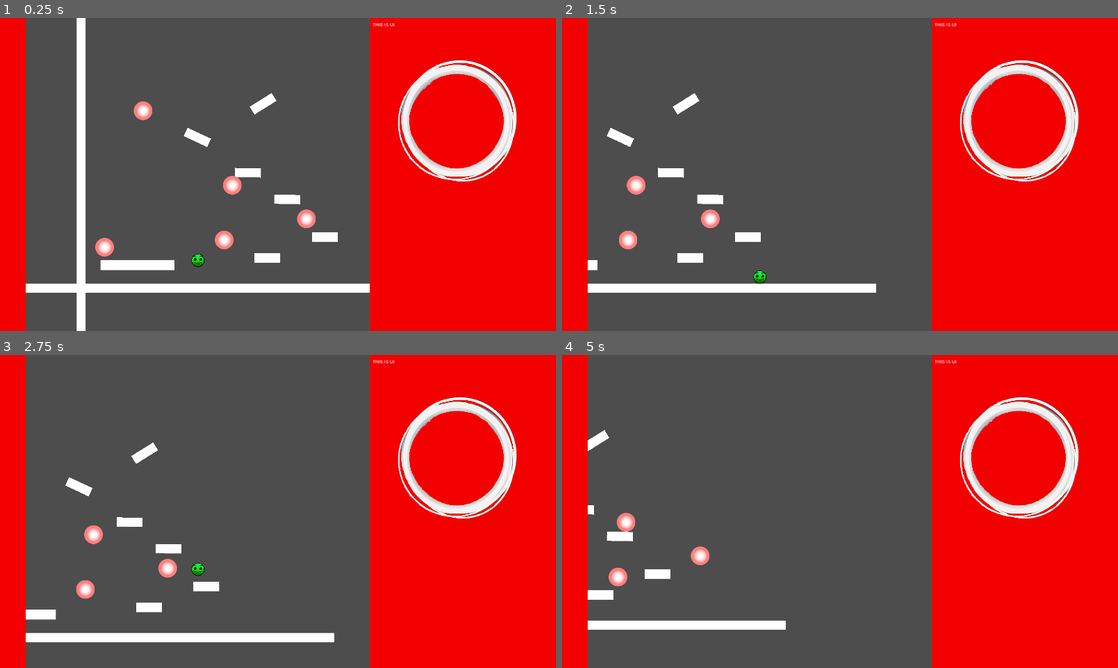
Above: before the commit, frames 1-4 (two rows, left to right).
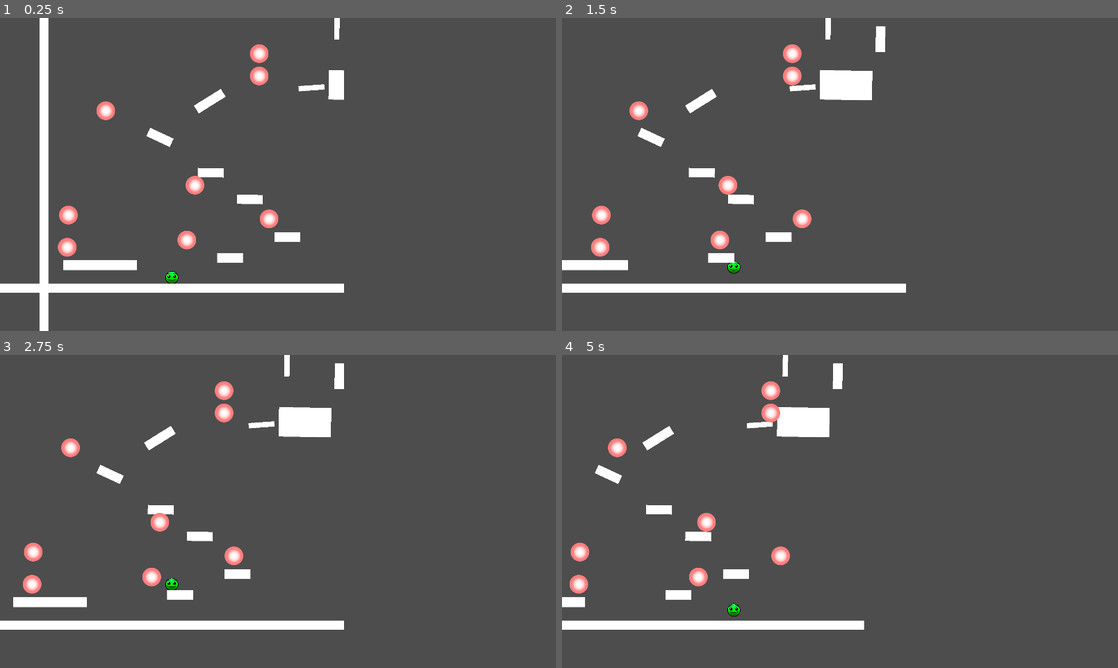
Above: after the commit, the same moments.

Repository: ReusableChopsticks/BreakoutBossfight
Game: Godot game, scene res://scenes/ui/OLD_game_display.tscn
The game is run twice, just before and just after one commit, with the same random seed, the same clock (stepped at 60 frames per second) and the same inputs.
Inputs:
- Up to frame 1 (0.25 s): no input
- Up to frame 2 (1.5 s): hold Z (jump) 0.53-1.28 s; hold Right (move_right) from 0.53 s (still down); tap C (dash) at 0.6 s; tap Z (jump) at 1.35 s
- Up to frame 3 (2.75 s): tap Z (jump) at 1.52, 1.82 s; tap C (dash) at 1.55, 2.1 s; release Right (move_right) at 2.03 s; hold Left (move_left) from 2.03 s (still down); hold Z (jump) from 2.03 s (still down)
- Up to frame 4 (5 s): release Left (move_left) at 2.78 s; release Z (jump) at 2.78 s; hold Right (move_right) 2.78-4.28 s; tap C (dash) at 2.85, 4.35 s; tap Z (jump) at 3.02, 3.32, 4.52, 4.82 s; hold Z (jump) 3.53-4.28 s; hold Left (move_left) from 4.28 s (still down)

The runs differ from the first frame. In frame 1, 46% of the frame differs, in the area x 0-100%, y 0-100%; in frame 2, 43%; in frame 3, 47%; in frame 4, 43%.

Commit message:
dash implemented

Diff:
--- a/BULLETBACKANDFORTH.tscn
+++ b/BULLETBACKANDFORTH.tscn
@@ -22,6 +22,18 @@
 "update": 0,
 "values": [Vector2(0, 0), Vector2(300, 0)]
 }
+tracks/1/type = "value"
+tracks/1/imported = false
+tracks/1/enabled = true
+tracks/1/path = NodePath("CollisionShape2D:position")
+tracks/1/interp = 2
+tracks/1/loop_wrap = true
+tracks/1/keys = {
+"times": PackedFloat32Array(0, 0.7),
+"transitions": PackedFloat32Array(1, 1),
+"update": 0,
+"values": [Vector2(0, 0), Vector2(300, 0)]
+}
 
 [sub_resource type="AnimationLibrary" id="AnimationLibrary_qwv8n"]
 _data = {
@@ -29,14 +41,21 @@
 "test": SubResource("Animation_ctaic")
 }
 
-[node name="Sprite2D" type="Node2D"]
+[sub_resource type="CircleShape2D" id="CircleShape2D_282v0"]
+radius = 22.0907
+
+[node name="Sprite2D" type="Area2D"]
 script = ExtResource("2_2eolx")
 
 [node name="Sprite2D" type="Sprite2D" parent="."]
-position = Vector2(229.641, 0)
 texture = ExtResource("1_yyxsa")
 
 [node name="AnimationPlayer" type="AnimationPlayer" parent="."]
 libraries = {
 "": SubResource("AnimationLibrary_qwv8n")
 }
+
+[node name="CollisionShape2D" type="CollisionShape2D" parent="."]
+shape = SubResource("CircleShape2D_282v0")
+
+[connection signal="body_entered" from="." to="." method="_on_body_entered"]
--- a/entities/player/player.gd
+++ b/entities/player/player.gd
@@ -1,6 +1,6 @@
 extends CharacterBody2D
 
-var direction
+#region Movement
 @export_group("Movement")
 # base move speed
 @export var move_speed = 200
@@ -21,6 +21,8 @@
 @export_range(0, 1.0) var apex_grav_multiplier: float = 0.7
 # boost x velocity at jump apex
 @export_range(1.0, 2.0) var apex_x_multiplier: float = 1.5
+@export_subgroup("Dash")
+@export_range(0, 10) var dash_velocity_multiplier: float = 5
 @export_group("")
 # Get the gravity from the project settings to be synced with RigidBody nodes.
 var gravity = ProjectSettings.get_setting("physics/2d/default_gravity")
@@ -30,6 +32,8 @@
 @onready var jump_hold_timer: Timer = $Timers/JumpHoldTimer
 @onready var coyote_timer: Timer = $Timers/CoyoteTimer
 @onready var buffer_timer: Timer = $Timers/BufferTimer
+# this is not for character animation, but controls dash timings precisely
+@onready var dash_anim: AnimationPlayer = $Animators/DashAnimationPlayer
 
 # apply constant force up while holding like hollow knight jump
 var can_hold_jump: bool = true
@@ -37,8 +41,21 @@
 var has_buffer: bool = false
 var has_coyote: bool = false
 var is_jumping = false
+var can_dash = true
+var is_dashing = false
 # tracks if floor has just been left
 var last_floor
+# left (-1) or right (1)
+var facing_dir = 1
+#endregion
+
+var is_invincible = false
+
+func check_collisions():
+	if is_on_floor() and not is_dashing and !can_dash:
+		can_dash = true
+	handle_coyote()
+	handle_buffer()
 
 # handles has_coyote variable
 func handle_coyote():
@@ -54,8 +71,6 @@
 		buffer_timer.start()
 
 func handle_jump():
-	handle_coyote()
-	handle_buffer()
 	# jump if on floor or coyote time active
 	if Input.is_action_just_pressed("jump") and (is_on_floor() or has_coyote):
 		execute_jump()
@@ -71,7 +86,6 @@
 		release_jump()
 
 func execute_jump():
-	print("jump")
 	is_jumping = true
 	velocity.y = jump_velocity * 2
 	can_hold_jump = true
@@ -93,9 +107,10 @@
 	if not is_on_floor():
 		velocity.y = clampf(velocity.y + (gravity * delta * y_apex_mod), -999999, max_fall_velocity)
 
-
 func handle_direction():
+	# keep facing_dir to last direction facing when staying still
 	var direction = Input.get_axis("move_left", "move_right")
+	facing_dir = direction if direction != 0 and not is_dashing else facing_dir
 	if direction:
 		#velocity.x = velocity.x + (direction * move_speed)
 		velocity.x = lerpf(velocity.x, direction * move_speed, move_lerp)
@@ -104,13 +119,34 @@
 			velocity.x = lerpf(velocity.x, 0, friction_lerp)
 		else:
 			velocity.x = lerpf(velocity.x, 0, air_friction_lerp)
+	# add x boost when jump at apex
 	if velocity.y < apex_range and velocity.y > -apex_range and velocity.y != 0:
 		velocity.x = lerpf(velocity.x, velocity.x * apex_x_multiplier, 0.5)
 
+func handle_dash():
+	if Input.is_action_just_pressed("dash") and can_dash and not dash_anim.is_playing():
+		execute_dash()
+	if is_dashing:
+		velocity.x = facing_dir * dash_velocity_multiplier * move_speed
+		velocity.y = 0
+
+func execute_dash():
+	is_dashing = true
+	can_dash = false
+	dash_anim.play("dash")
+
+func finish_dash():
+	is_dashing = false
+
+func set_invincible(value: bool):
+	is_invincible = value
+
 func _physics_process(delta):
+	check_collisions()
 	handle_jump()
 	handle_gravity(delta)
 	handle_direction()
+	handle_dash()
 	#print(velocity)
 	move_and_slide()
 
--- a/entities/player/player.tscn
+++ b/entities/player/player.tscn
@@ -6,8 +6,87 @@
 [sub_resource type="RectangleShape2D" id="RectangleShape2D_hs8eb"]
 size = Vector2(20, 31.4634)
 
-[sub_resource type="RectangleShape2D" id="RectangleShape2D_x1eyk"]
-size = Vector2(76.5366, 20)
+[sub_resource type="Animation" id="Animation_bg51y"]
+resource_name = "RESET"
+tracks/0/type = "value"
+tracks/0/imported = false
+tracks/0/enabled = true
+tracks/0/path = NodePath("Sprite2D:modulate")
+tracks/0/interp = 1
+tracks/0/loop_wrap = true
+tracks/0/keys = {
+"times": PackedFloat32Array(0),
+"transitions": PackedFloat32Array(1),
+"update": 0,
+"values": [Color(1, 1, 1, 1)]
+}
+tracks/1/type = "method"
+tracks/1/imported = false
+tracks/1/enabled = true
+tracks/1/path = NodePath(".")
+tracks/1/interp = 1
+tracks/1/loop_wrap = true
+tracks/1/keys = {
+"times": PackedFloat32Array(0),
+"transitions": PackedFloat32Array(1),
+"values": [{
+"args": [false],
+"method": &"set_invincible"
+}]
+}
+
+[sub_resource type="Animation" id="Animation_2jlfd"]
+resource_name = "dash"
+length = 0.2
+tracks/0/type = "value"
+tracks/0/imported = false
+tracks/0/enabled = true
+tracks/0/path = NodePath("Sprite2D:modulate")
+tracks/0/interp = 1
+tracks/0/loop_wrap = true
+tracks/0/keys = {
+"times": PackedFloat32Array(0, 0.2),
+"transitions": PackedFloat32Array(1, 1),
+"update": 1,
+"values": [Color(1, 1, 1, 0.164706), Color(1, 1, 1, 1)]
+}
+tracks/1/type = "method"
+tracks/1/imported = false
+tracks/1/enabled = true
+tracks/1/path = NodePath(".")
+tracks/1/interp = 1
+tracks/1/loop_wrap = true
+tracks/1/keys = {
+"times": PackedFloat32Array(0.2),
+"transitions": PackedFloat32Array(1),
+"values": [{
+"args": [],
+"method": &"finish_dash"
+}]
+}
+tracks/2/type = "method"
+tracks/2/imported = false
+tracks/2/enabled = true
+tracks/2/path = NodePath(".")
+tracks/2/interp = 1
+tracks/2/loop_wrap = true
+tracks/2/keys = {
+"times": PackedFloat32Array(0, 0.2),
+"transitions": PackedFloat32Array(1, 1),
+"values": [{
+"args": [true],
+"method": &"set_invincible"
+}, {
+"args": [false],
+"method": &"set_invincible"
+}]
+}
+
+[sub_resource type="AnimationLibrary" id="AnimationLibrary_0rr4b"]
+_data = {
+"RESET": SubResource("Animation_bg51y"),
+"dash": SubResource("Animation_2jlfd")
+}
 
 [node name="Player" type="CharacterBody2D"]
 scale = Vector2(0.931818, 0.931818)
@@ -15,17 +94,18 @@
 jump_velocity = -600.0
 max_fall_velocity = 2000
 move_lerp = 0.895
-friction_lerp = 0.266
-air_friction_lerp = 0.105
+friction_lerp = 0.549
+air_friction_lerp = 0.216
 apex_range = 138.095
 apex_grav_multiplier = 0.145
 apex_x_multiplier = 1.143
+dash_velocity_multiplier = 3.0
 
 [node name="Sprite2D" type="Sprite2D" parent="."]
 scale = Vector2(0.04, 0.04)
 texture = ExtResource("1_ly0om")
 
-[node name="CollisionShape2D" type="CollisionShape2D" parent="."]
+[node name="Hitbox" type="CollisionShape2D" parent="."]
 position = Vector2(0, 5.73171)
 shape = SubResource("RectangleShape2D_hs8eb")
 
@@ -44,11 +124,16 @@
 [node name="BufferTimer" type="Timer" parent="Timers"]
 wait_time = 0.5
 
-[node name="Area2D" type="Area2D" parent="."]
+[node name="DashCooldownTimer" type="Timer" parent="Timers"]
+wait_time = 0.2
 
-[node name="CollisionShape2D" type="CollisionShape2D" parent="Area2D"]
-position = Vector2(-1.07317, 19.3171)
-shape = SubResource("RectangleShape2D_x1eyk")
+[node name="Animators" type="Node" parent="."]
+
+[node name="DashAnimationPlayer" type="AnimationPlayer" parent="Animators"]
+root_node = NodePath("../..")
+libraries = {
+"": SubResource("AnimationLibrary_0rr4b")
+}
 
 [connection signal="timeout" from="Timers/JumpHoldTimer" to="." method="_on_jump_hold_timer_timeout"]
 [connection signal="timeout" from="Timers/CoyoteTimer" to="." method="_on_coyote_timer_timeout"]
--- a/project.godot
+++ b/project.godot
@@ -59,6 +59,7 @@
 dash={
 "deadzone": 0.5,
 "events": [Object(InputEventKey,"resource_local_to_scene":false,"resource_name":"","device":-1,"window_id":0,"alt_pressed":false,"shift_pressed":false,"ctrl_pressed":false,"meta_pressed":false,"pressed":false,"keycode":0,"physical_keycode":67,"key_label":0,"unicode":99,"echo":false,"script":null)
+, Object(InputEventJoypadButton,"resource_local_to_scene":false,"resource_name":"","device":-1,"button_index":10,"pressure":0.0,"pressed":true,"script":null)
 ]
 }
 attack={
--- a/scenes/level_1/Sprite2D.gd
+++ b/scenes/level_1/Sprite2D.gd
@@ -1,4 +1,4 @@
-extends Node2D
+extends Area2D
 
 
 # Called when the node enters the scene tree for the first time.
@@ -9,3 +9,11 @@
 # Called every frame. 'delta' is the elapsed time since the previous frame.
 func _process(delta):
 	pass
+
+
+func _on_body_entered(body):
+	if body.name == "Player":
+		call_deferred("reset")
+
+func reset():
+	get_tree().reload_current_scene()
--- a/scenes/level_1/level.tscn
+++ b/scenes/level_1/level.tscn
@@ -7,7 +7,7 @@
 [node name="Level" type="Node2D"]
 
 [node name="Player" parent="." instance=ExtResource("1_37hb1")]
-position = Vector2(403, 565)
+position = Vector2(442, 692)
 move_speed = 500
 max_fall_velocity = 1000
 apex_grav_multiplier = 0.815
@@ -43,21 +43,79 @@
 rotation = -1.5565
 scale = Vector2(0.141422, 0.396859)
 
+[node name="LeftWall15" parent="." instance=ExtResource("2_loud2")]
+position = Vector2(668, -302)
+rotation = -1.5565
+scale = Vector2(0.141422, 0.916232)
+
+[node name="LeftWall10" parent="." instance=ExtResource("2_loud2")]
+position = Vector2(924, 61)
+rotation = 1.50051
+scale = Vector2(0.080942, 0.396274)
+
+[node name="LeftWall11" parent="." instance=ExtResource("2_loud2")]
+position = Vector2(1074, 52)
+rotation = 0.0171833
+scale = Vector2(0.803143, 0.45145)
+
+[node name="LeftWall12" parent="." instance=ExtResource("2_loud2")]
+position = Vector2(1012, -150)
+rotation = 0.0171833
+scale = Vector2(0.080942, 0.396274)
+
+[node name="LeftWall13" parent="." instance=ExtResource("2_loud2")]
+position = Vector2(1012, -237)
+rotation = 1.58286
+scale = Vector2(0.080942, 0.396274)
+
+[node name="LeftWall14" parent="." instance=ExtResource("2_loud2")]
+position = Vector2(1193, -107)
+rotation = 0.0171833
+scale = Vector2(0.146529, 0.396912)
+
 [node name="LeftWall7" parent="." instance=ExtResource("2_loud2")]
 position = Vector2(401, 232)
 rotation = -1.13359
 scale = Vector2(0.141422, 0.396859)
 
 [node name="LeftWall8" parent="." instance=ExtResource("2_loud2")]
-position = Vector2(628, 116)
+position = Vector2(573, 107)
 rotation = -2.12892
-scale = Vector2(0.141422, 0.396859)
+scale = Vector2(0.141422, 0.485903)
+
+[node name="LeftWall17" parent="." instance=ExtResource("2_loud2")]
+position = Vector2(13, -572)
+rotation = -1.33329
+scale = Vector2(0.141422, 0.485903)
 
 [node name="Sprite2D" parent="." instance=ExtResource("3_708g1")]
 position = Vector2(444, 397)
 
 [node name="Sprite2D4" parent="." instance=ExtResource("3_708g1")]
 position = Vector2(136, 140)
+
+[node name="Sprite2D6" parent="." instance=ExtResource("3_708g1")]
+position = Vector2(7, 500)
+
+[node name="Sprite2D7" parent="." instance=ExtResource("3_708g1")]
+position = Vector2(666, 20)
+
+[node name="Sprite2D8" parent="." instance=ExtResource("3_708g1")]
+position = Vector2(666, -57)
+
+[node name="Sprite2D9" parent="." instance=ExtResource("3_708g1")]
+position = Vector2(585, -363)
+
+[node name="Sprite2D11" parent="." instance=ExtResource("3_708g1")]
+position = Vector2(1159, -198)
+
+[node name="LeftWall16" parent="." instance=ExtResource("2_loud2")]
+position = Vector2(298, -426)
+rotation = -1.5565
+scale = Vector2(0.141422, 0.916232)
+
+[node name="Sprite2D10" parent="." instance=ExtResource("3_708g1")]
+position = Vector2(215, -487)
 
 [node name="Sprite2D2" parent="." instance=ExtResource("3_708g1")]
 position = Vector2(700, 513)
--- a/scenes/ui/OLD_game_display.tscn
+++ b/scenes/ui/OLD_game_display.tscn
@@ -14,6 +14,7 @@
 theme_override_constants/separation = 0
 
 [node name="ColorRect2" type="ColorRect" parent="HBoxContainer"]
+visible = false
 layout_mode = 2
 size_flags_horizontal = 3
 size_flags_stretch_ratio = 0.14
@@ -31,6 +32,7 @@
 [node name="Level" parent="HBoxContainer/SubViewportContainer/SubViewport" instance=ExtResource("1_kdax1")]
 
 [node name="ColorRect" type="ColorRect" parent="HBoxContainer"]
+visible = false
 layout_mode = 2
 size_flags_horizontal = 3
 color = Color(0.952941, 0, 0, 1)
Not shown: 1 places in BULLETBACKANDFORTH.tscn that only renumber resources
Not shown: 1 places in entities/player/player.tscn that only renumber resources
